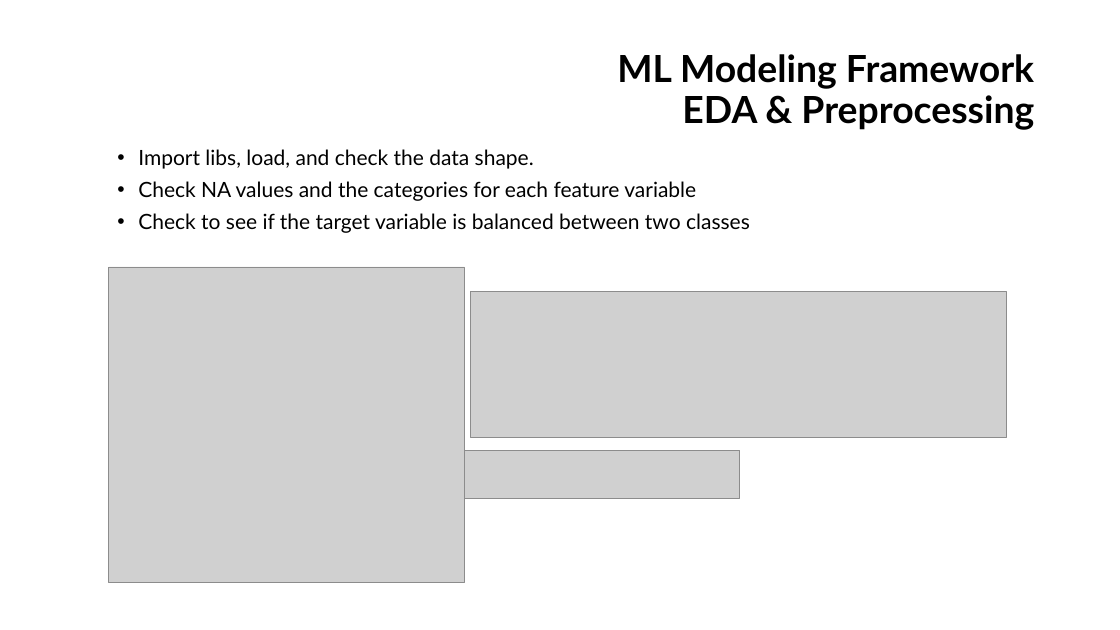
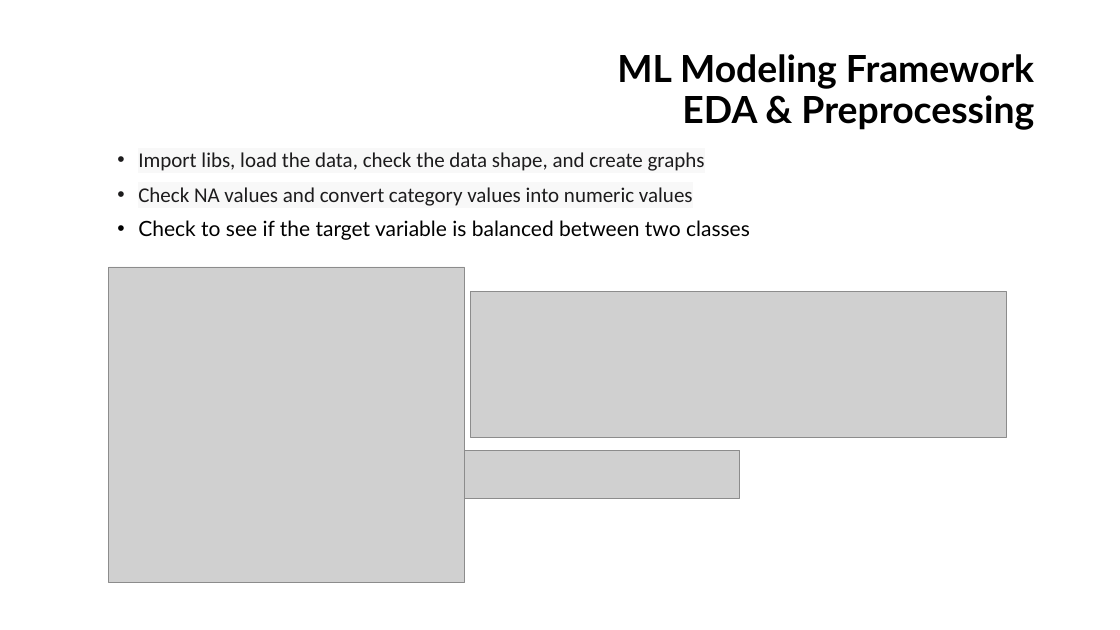
Before and after one commit to mjhihi/project4_team1, a slide deck: slide 4 of Mushroom Classification.pptx. Drawn at 1120x630 pixels with LibreOffice and Linux fonts; fonts in the diff are those of the drawing; grey boxes stand for pictures. Boxes give left, top, right and bottom in pixels: in the first picture for what was removed or moved away, otherwise in the second. Text is boxed around its words. In the diff, an @@ line names an element or a change of style, - is before the commit and + after.

```diff
--- a/Mushroom Classification.pptx
+++ b/Mushroom Classification.pptx
@@ text at [138, 152, 705, 206]: text changed; font Lato to Calibri; text colour #000000 to #1D1C1D @@
-• Import libs, load, and check the data shape.
-• Check NA values and the categories for each feature variable
+• Import libs, load the data, check the data shape, and create graphs
+• Check NA values and convert category values into numeric values
@@ text at [138, 220, 750, 240]: line spacing 0.8 to 0.9 @@
```
Also in this commit, not shown: 1 other slide changed.
